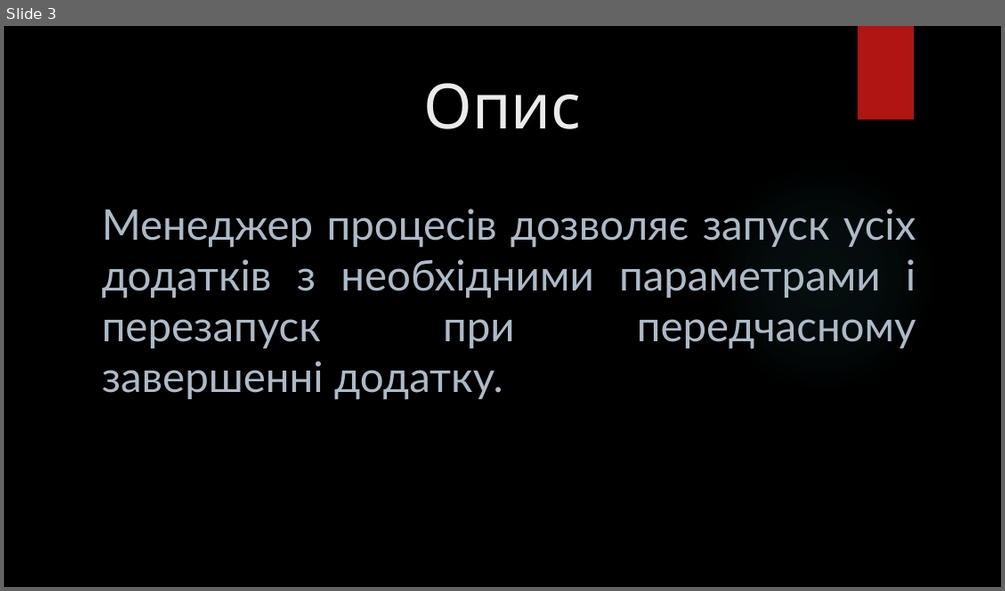
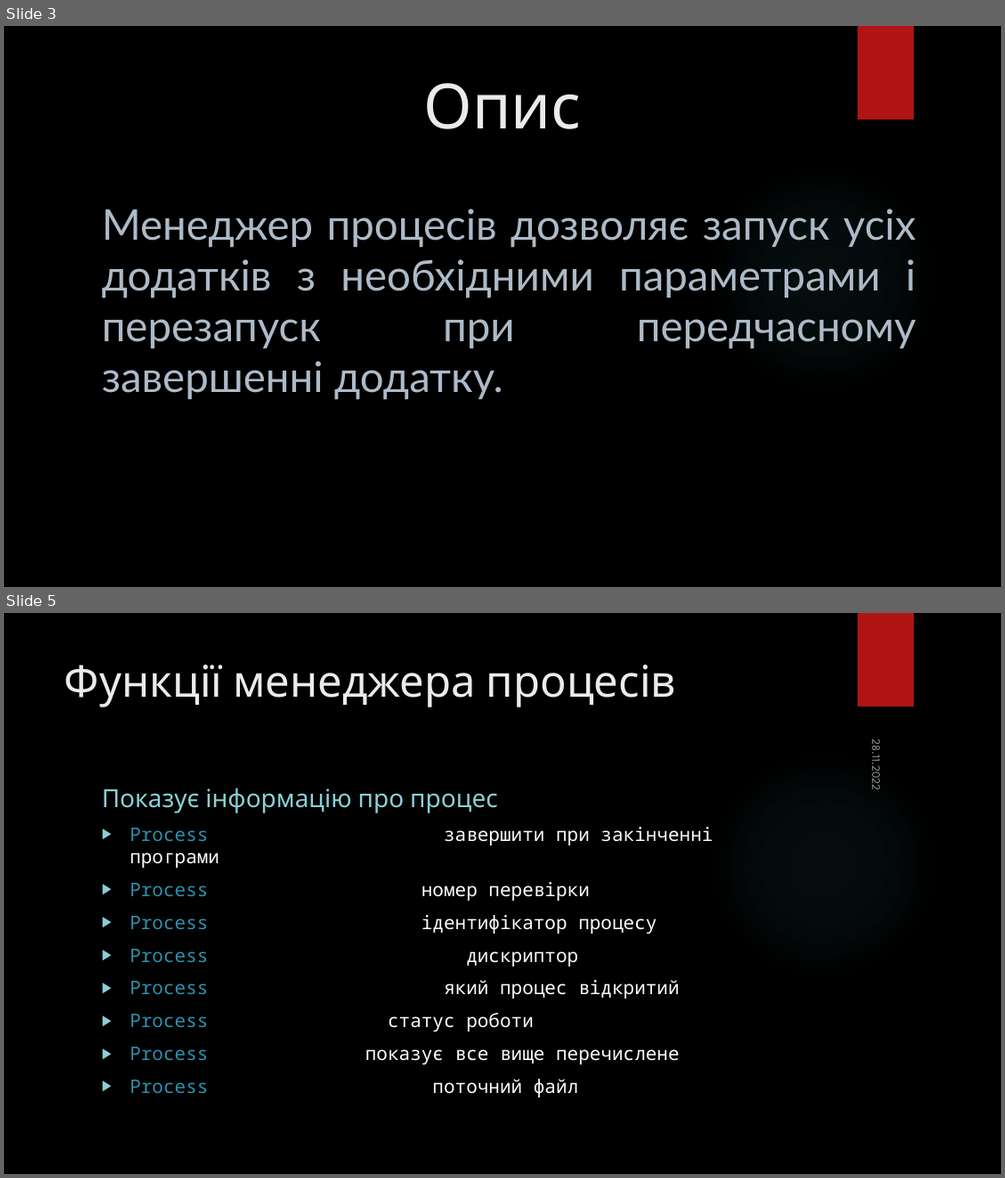
Before and after one commit to Vasyl24/process-manager, a slide deck: presentation/process-manager.pptx. Shown one above the other, each under a label of ours: slide 3 before the commit, slides 3 and 5 after it; the slides between them are not shown. The pictures are 1005x591 and 1005x1178 pixels, drawn with LibreOffice and Linux fonts; fonts in the diff are those of the drawing; background and template pictures are left out. Boxes give left, top, right and bottom in pixels: in the first picture for what was removed or moved away, otherwise in the second. Text is boxed around its words. In the diff, an @@ line names an element or a change of style, - is before the commit and + after.

```diff
--- a/presentation/process-manager.pptx
+++ b/presentation/process-manager.pptx
@@ slide 5 added at (4, 613, 1001, 1174), background picture (left out); not listed: 2 template elements that a slide beside it also shows @@
@@ title added at (65, 665, 676, 707), 42 pt, text #EBEBEB @@
+Функції менеджера процесів
@@ text added at (868, 743, 885, 789), 11 pt, text #FFFFFF at 60% opacity @@
+28.11.2022
@@ text added at (102, 787, 498, 813), 24 pt, text #8AD0D6 @@
+Показує інформацію про процес
@@ text added at (129, 827, 712, 1097), 18 pt, text #FFFFFF @@
+▶ Process::isKillAtTheEnd() – завершити при закінченні програми
+▶ Process::getMonitorId() - номер перевірки
+▶ Process::getProcessId() – ідентифікатор процесу
+▶ Process::getProcessHandle() - дискриптор
+▶ Process::getCommandLine() – який процес відкритий
+▶ Process::getStatus() – статус роботи
+▶ Process::getInfo() – показує все вище перечислене
+▶ Process::getLoggerInfo() – поточний файл
```
Also in this commit, not shown: 1 slide changed, 1 other slide added, 1 other file.
